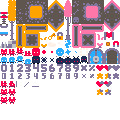
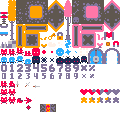
Layer changes from the first 120 × 120 image to the second:
painted on "tilemap_packed.png" over [16, 50, 120, 112]
